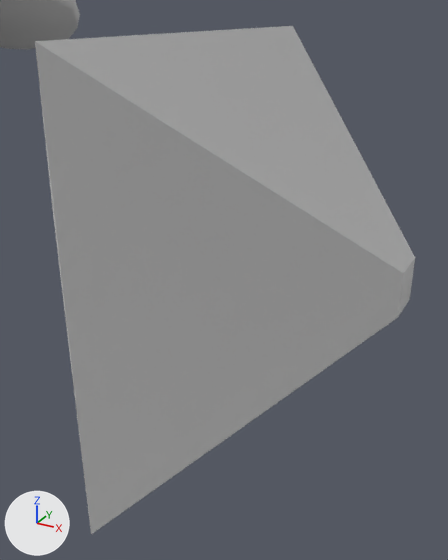
Two versions of the FBX model Assets/Animations/Artemidore/AM_Artemidor_Walking.FBX, one commit apart.
One viewpoint serves both versions: a 50 mm lens placed at (0.0497, -0.05, 0.0219), pointed at (0.0223, -0.0002, -0.003). The lights are fixed; the arrows at lower left show +X, +Y and +Z. Where no turn or scale is listed for an object, it has been applied to the vertices.

The scene before the commit, as lines of its bpy script (objects in view):
```python
me_mesh = bpy.data.meshes.new('Mesh')
me_mesh.from_pydata(...)  # 9 vertices, 14 faces; spans x 0.0..0.04, y -0.02..0.02, z -0.02..0.02
me_mesh_001 = bpy.data.meshes.new('Mesh.001')
me_mesh_001.from_pydata(...)  # 3339 vertices, 5976 faces; spans x -0.296..0.284, y -0.404..0.288, z -0.099..0.373
me_mesh_001.materials.append(mat_material__90)  # light grey #cacaca
ob_b_root = bpy.data.objects.new('B_Root', me_mesh)
ob_b_root.location = (0.0, 0.0, 0.0)
ob_sm_arty = bpy.data.objects.new('SM_Arty', me_mesh_001)
ob_sm_arty.location = (-0.0211, 0.0, 0.0018)
```
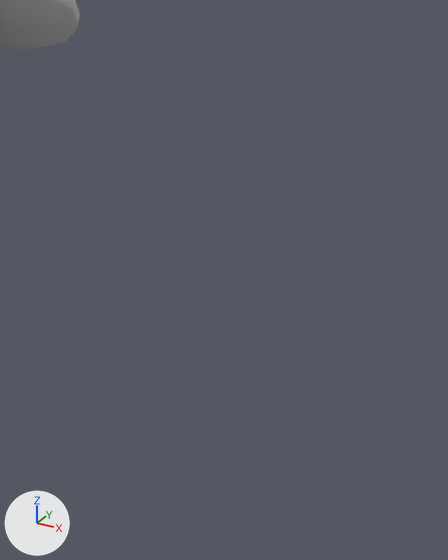
Edits to the bpy script that builds the scene:
```text
Remove ob_b_root:
    ob_b_root = bpy.data.objects.new('B_Root', me_mesh)
    ob_b_root.location = (0.0, 0.0, 0.0)
```

Where the change shows, as pixel boxes [x1, y1, x2, y2] in the pictures (448 x 560 px):
'B_Root', deleted
    before: [35, 26, 415, 534]
